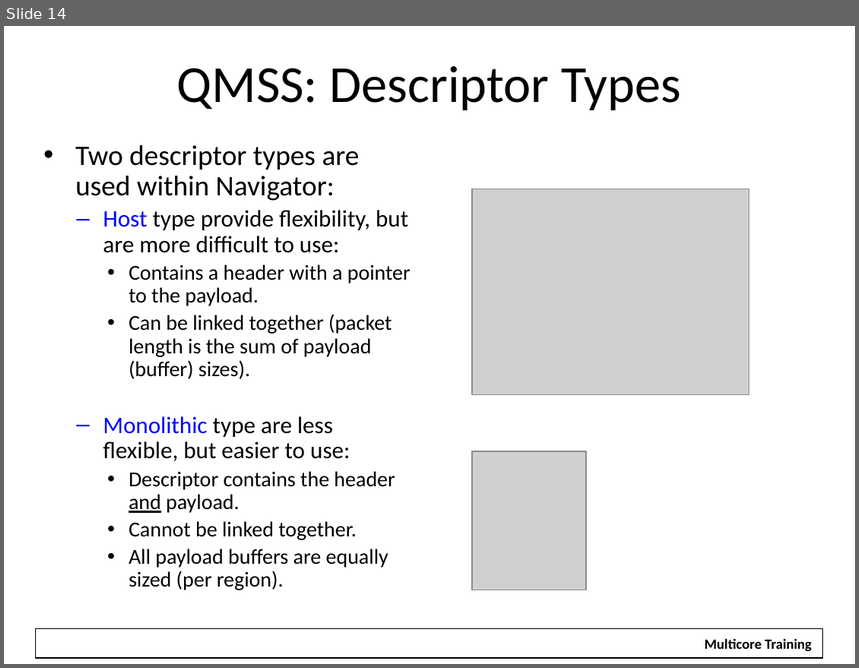
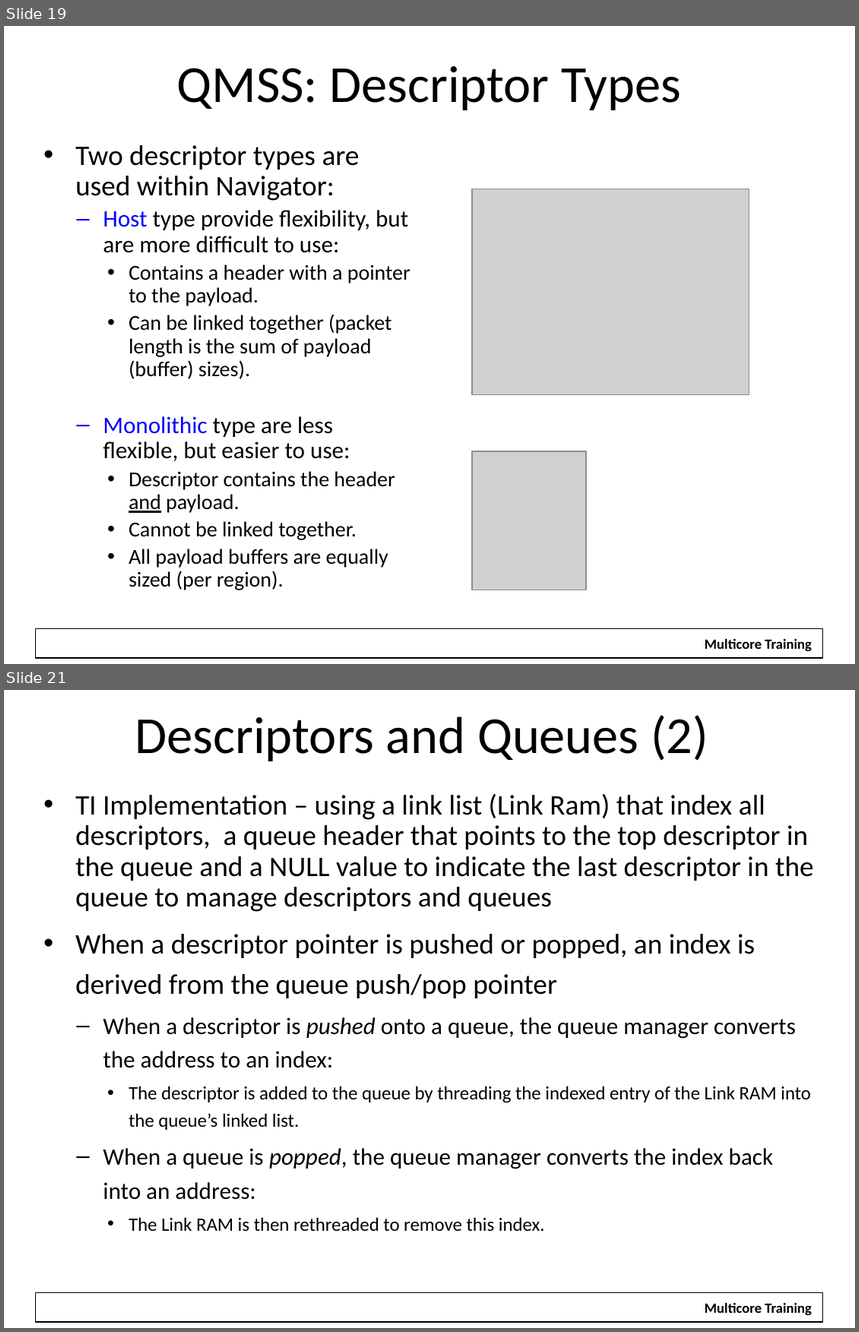
Before and after one commit to hari1989/keystone-workshop, a slide deck: slides/Intro to Multicore Navigator.pptx. Shown one above the other, each under a label of ours: slide 14 before the commit, slides 19 and 21 after it; the slides between them are not shown. The pictures are 859x668 and 859x1332 pixels, drawn with LibreOffice and Linux fonts; fonts in the diff are those of the drawing; grey boxes stand for pictures; background and template pictures are left out. Boxes give left, top, right and bottom in pixels: in the first picture for what was removed or moved away, otherwise in the second. Text is boxed around its words. In the diff, an @@ line names an element or a change of style, - is before the commit and + after.

```diff
--- a/slides/Intro to Multicore Navigator.pptx
+++ b/slides/Intro to Multicore Navigator.pptx
@@ slide 21 added at (4, 690, 855, 1328), background #FFFFFF; not listed: 2 template elements that a slide beside it also shows @@
@@ title added at (135, 715, 709, 761), 44 pt, text #000000 @@
+Descriptors and Queues (2)
@@ text added at (75, 794, 814, 1231), 24 pt, text #000000 @@
+• TI Implementation – using a link list (Link Ram) that index all descriptors, a queue header that points to the top descriptor in the queue and a NULL value to indicate the last descriptor in the queue to manage descriptors and queues
+• When a descriptor pointer is pushed or popped, an index is derived from the queue push/pop pointer
+  – When a descriptor is pushed onto a queue, the queue manager converts the address to an index:
+    • The descriptor is added to the queue by threading the indexed entry of the Link RAM into the queue’s linked list.
+  – When a queue is popped, the queue manager converts the index back into an address:
+    • The Link RAM is then rethreaded to remove this index.
@@ what was slide 14 is now slide 19 @@
```
Also in this commit, not shown: 16 slides changed, 20 other slides added, 14 slides removed.
